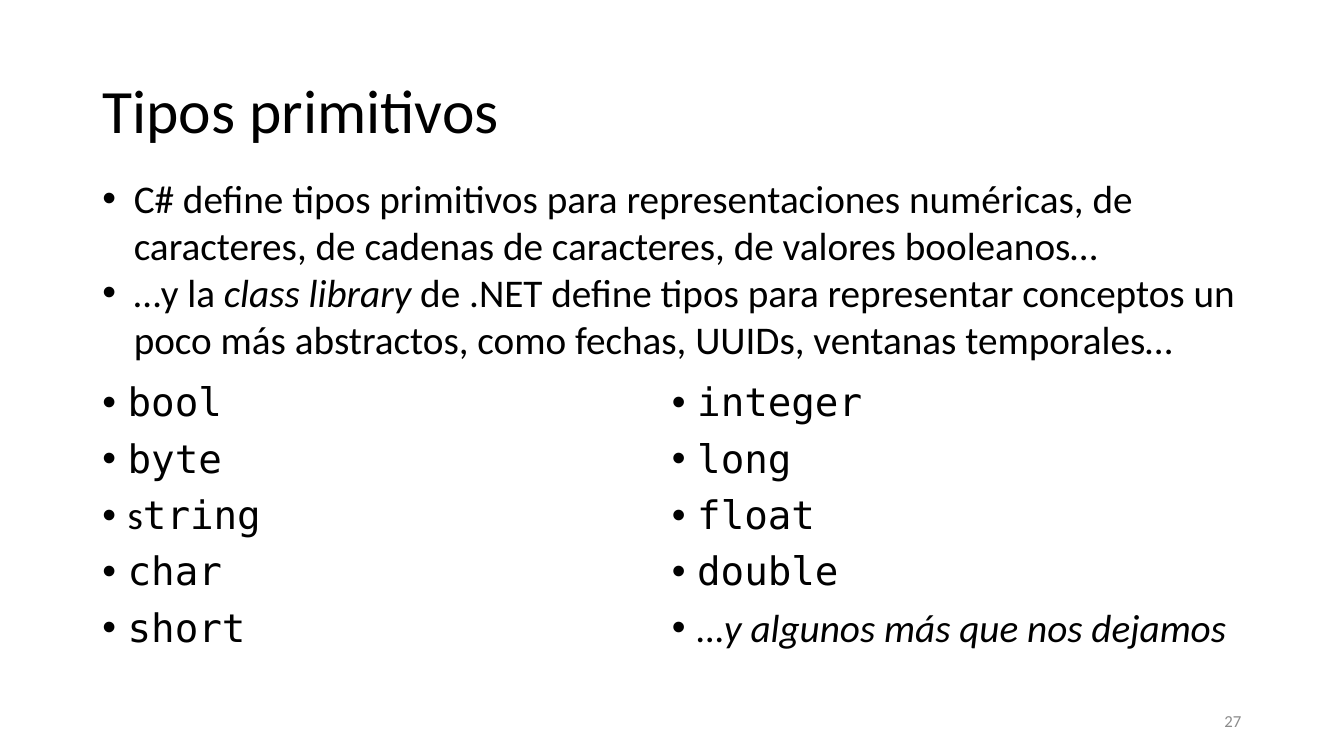
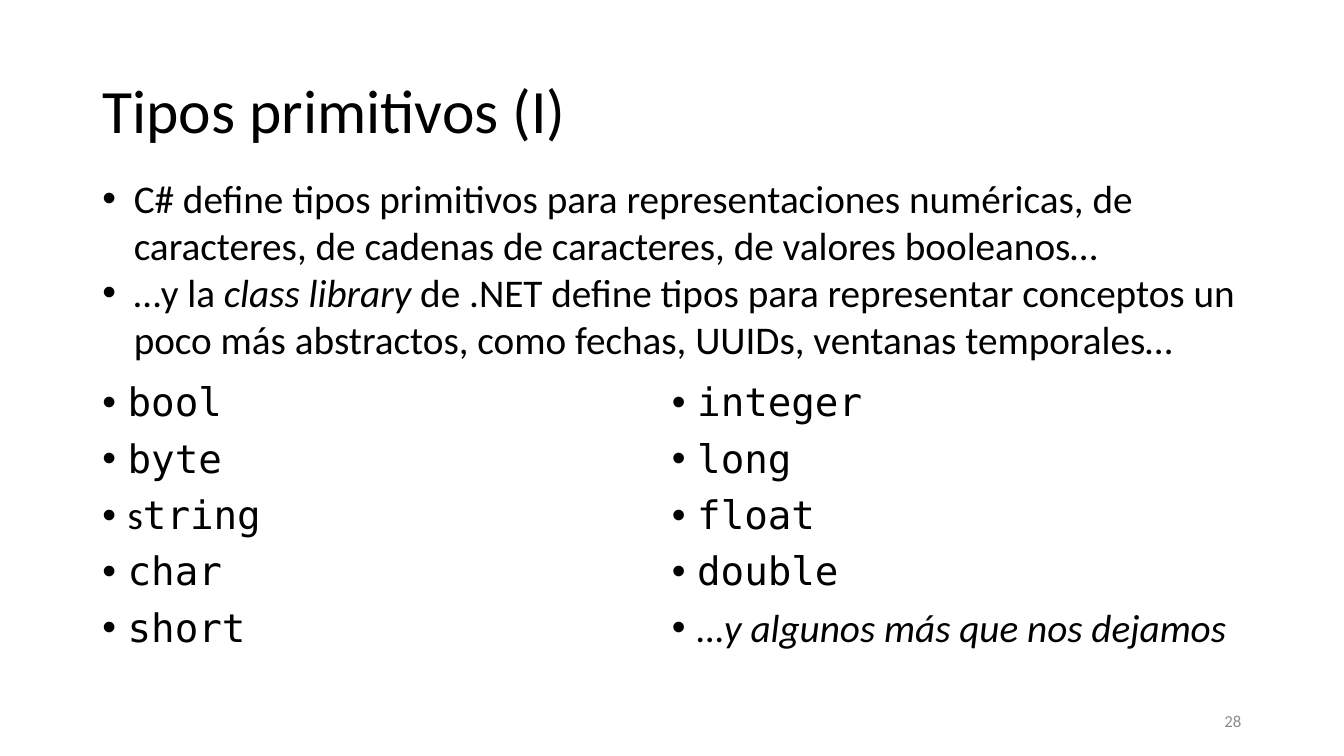
Before and after one commit to SergioLuis/hour-of-code-uva-2021, a slide deck: slide 28 of slides.pptx (slide 27 before the commit). Drawn at 1344x756 pixels with LibreOffice and Linux fonts; fonts in the diff are those of the drawing. Boxes give left, top, right and bottom in pixels: in the first picture for what was removed or moved away, otherwise in the second. Text is boxed around its words. In the diff, an @@ line names an element or a change of style, - is before the commit and + after.

```diff
--- a/slides.pptx
+++ b/slides.pptx
@@ title at (x1=102, y1=88, x2=566, y2=143): text changed @@
-Tipos primitivos
+Tipos primitivos (I)
@@ page number at (x1=1224, y1=715, x2=1241, y2=727): text changed @@
-27
+28
```
Also in this commit, not shown: 8 other slides changed, 16 slides added, 1 other file.
